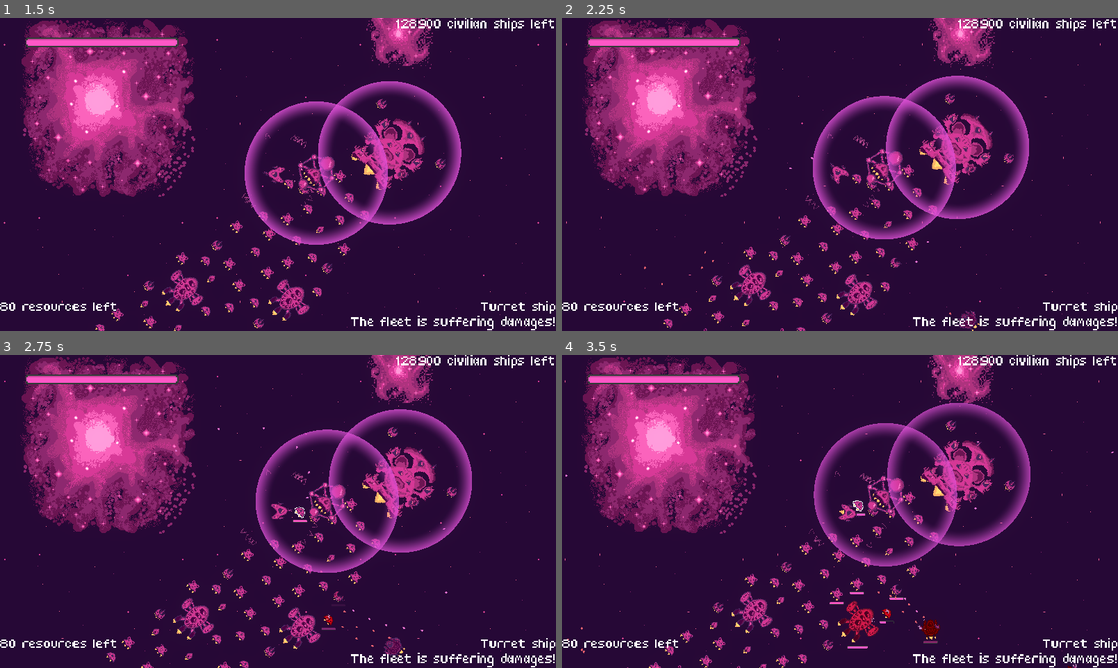
Above: before the commit, frames 1-4 (two rows, left to right).
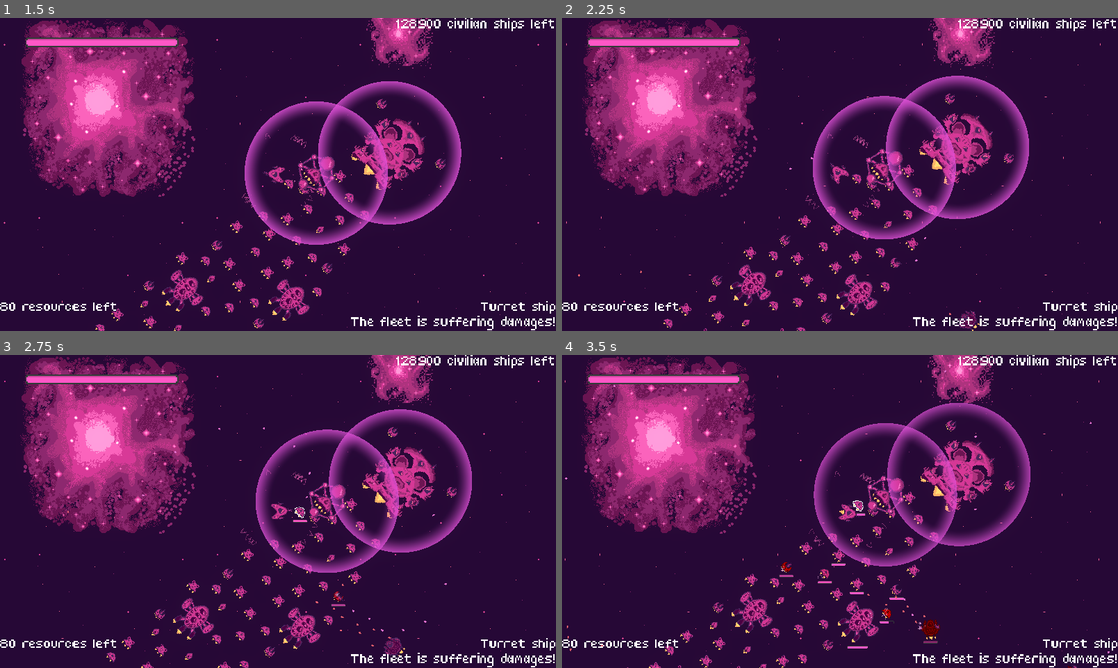
Above: after the commit, the same moments.

Repository: bear-minimum-studio/space-bear
Game: Godot game, scene res://Game.tscn
Same seed, same stepped clock (60 frames per second), same inputs: the game is played once before the commit and once after it.
Inputs:
- Up to frame 1 (1.5 s): tap Enter (upgrade) at 0.5 s; hold Right (turn_right) 0.53-1.28 s; hold X (cycle_selection) 0.53-1.28 s; hold Ctrl (brake) from 1.28 s (still down); tap Down (decelerate) at 1.35 s
- Up to frame 2 (2.25 s): release Ctrl (brake) at 2.03 s; hold Right (turn_right) from 2.03 s (still down); hold Space (fire) from 2.03 s (still down)
- Up to frame 3 (2.75 s): keep holding Right (turn_right); keep holding Space (fire)
- Up to frame 4 (3.5 s): release Right (turn_right) at 2.78 s; release Space (fire) at 2.78 s; hold Up (accelerate) from 2.78 s (still down); tap G (grappling_hook) at 2.85 s

Frame 1 is identical in both runs. In frame 2, less than 0.1% of the frame differs, in the area x 2-70%, y 44-95%; in frame 3, 0.2%; in frame 4, 0.7%, in the area x 0-100%, y 3-100%.

Commit message:
fix: Adjust Vulture Enemy turrets angle range

Diff:
--- a/npc/enemies/VultureEnemy.tscn
+++ b/npc/enemies/VultureEnemy.tscn
@@ -11,13 +11,13 @@
 [node name="Turret" parent="Turrets" index="0" instance=ExtResource("2_4vvl4")]
 position = Vector2(10, -15)
 rotation = -1.5708
-rotation_range = 0.785398
+rotation_range = 0.392699
 
 [node name="Turret2" parent="Turrets" index="1" instance=ExtResource("2_4vvl4")]
 position = Vector2(-10, -15)
 rotation = -1.5708
 turret_range = 350.0
-rotation_range = 0.785398
+rotation_range = 0.392699
 
 [node name="Behavior" parent="." index="8"]
 script = ExtResource("3_52e06")
